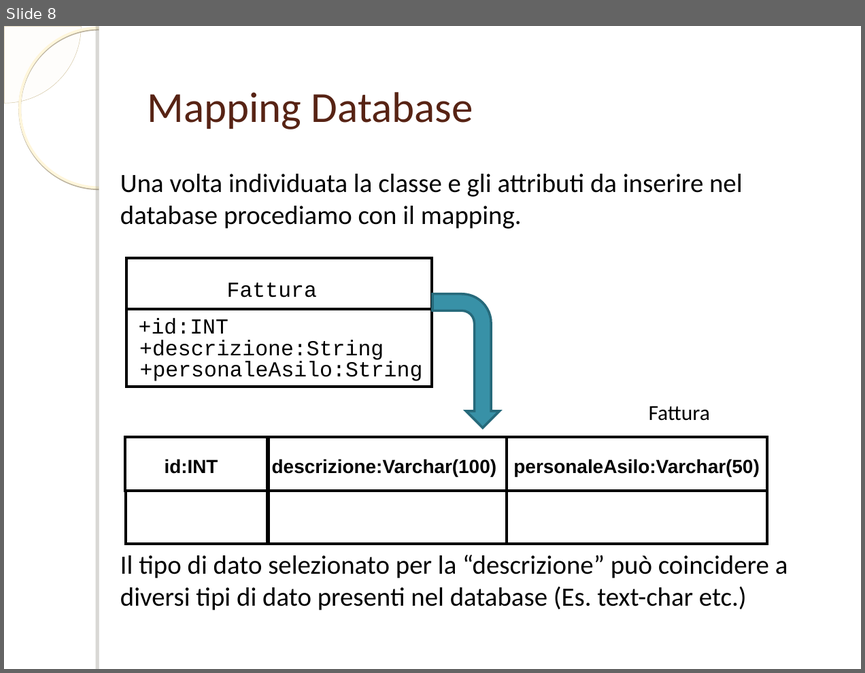
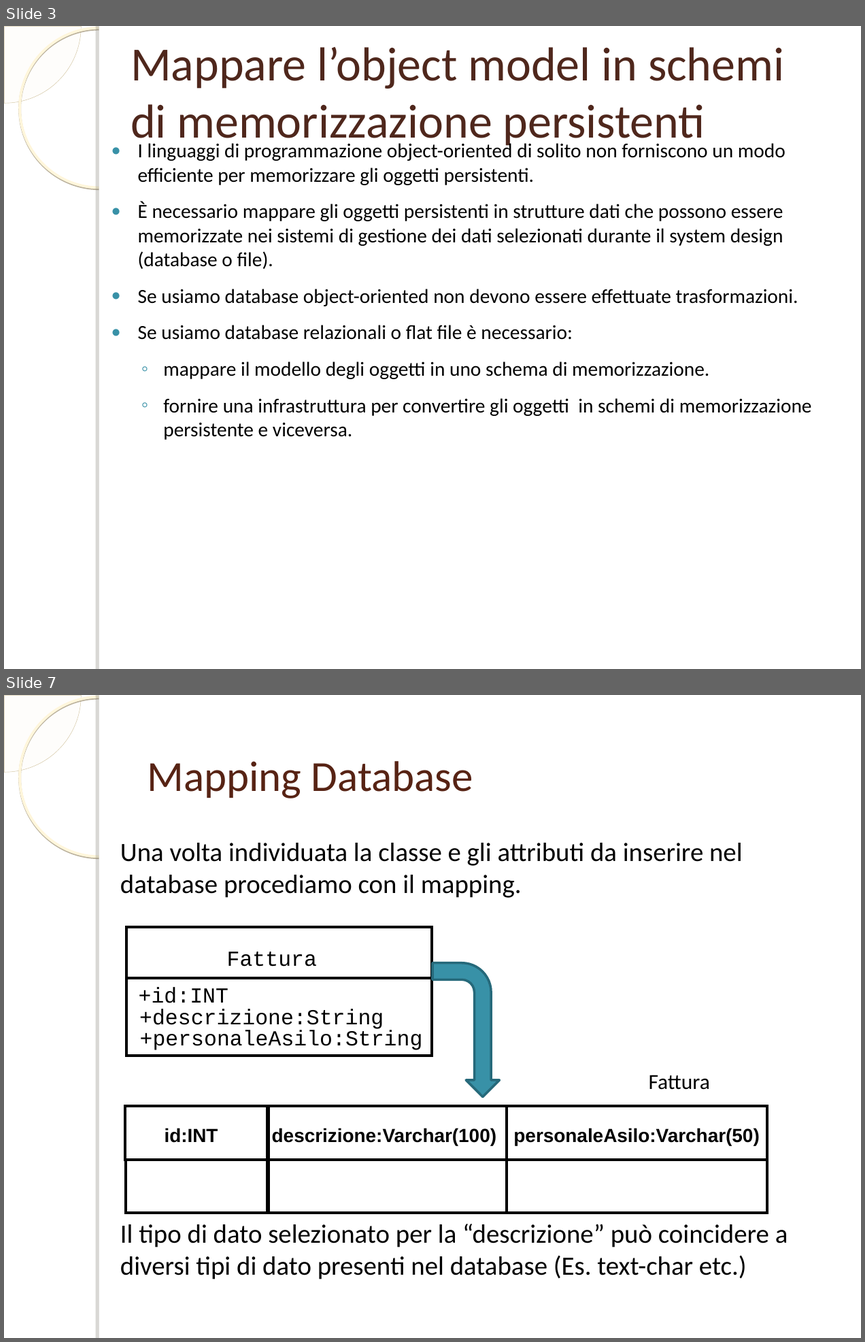
Before and after one commit to ammirate/at-silo, a slide deck: documenti_comuni/PresentazioneDB.ppt. Shown one above the other, each under a label of ours: slide 8 before the commit, slides 3 and 7 after it; the slides between them are not shown. The pictures are 865x673 and 865x1342 pixels, drawn with LibreOffice and Linux fonts; fonts in the diff are those of the drawing; background and template pictures are left out. Boxes give left, top, right and bottom in pixels: in the first picture for what was removed or moved away, otherwise in the second. Text is boxed around its words. In the diff, an @@ line names an element or a change of style, - is before the commit and + after.

```diff
--- a/documenti_comuni/PresentazioneDB.ppt
+++ b/documenti_comuni/PresentazioneDB.ppt
@@ slide 3 added at [4,26,861,669], background picture (left out); not listed: 4 template elements that a slide beside it also shows @@
@@ title added at [130,47,784,149], 40 pt, text #4F271C @@
+Mappare l’object model in schemi di memorizzazione persistenti
@@ text added at [138,141,812,439], 16.8 pt, text #000000 @@
+● I linguaggi di programmazione object-oriented di solito non forniscono un modo efficiente per memorizzare gli oggetti persistenti.
+● È necessario mappare gli oggetti persistenti in strutture dati che possono essere memorizzate nei sistemi di gestione dei dati selezionati durante il system design (database o file).
+● Se usiamo database object-oriented non devono essere effettuate trasformazioni.
+● Se usiamo database relazionali o flat file è necessario:
+  ◦ mappare il modello degli oggetti in uno schema di memorizzazione.
+  ◦ fornire una infrastruttura per convertire gli oggetti in schemi di memorizzazione persistente e viceversa.
@@ what was slide 8 is now slide 7 @@
```
Also in this commit, not shown: 3 slides changed, 8 other slides added, 10 slides removed.
